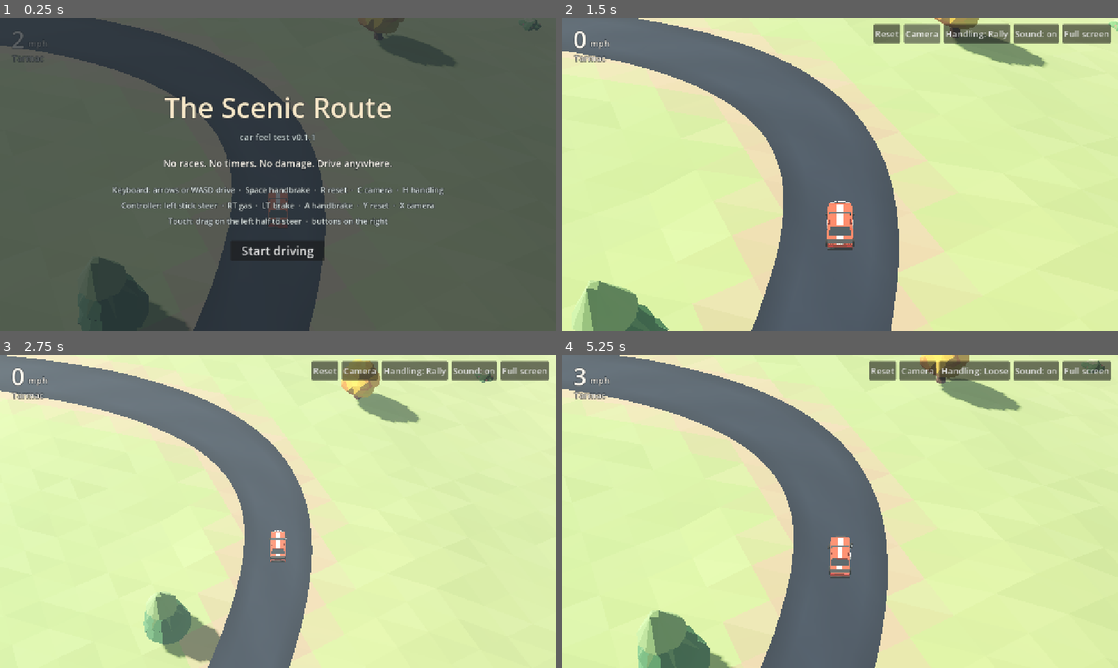
Above: before the commit, frames 1-4 (two rows, left to right).
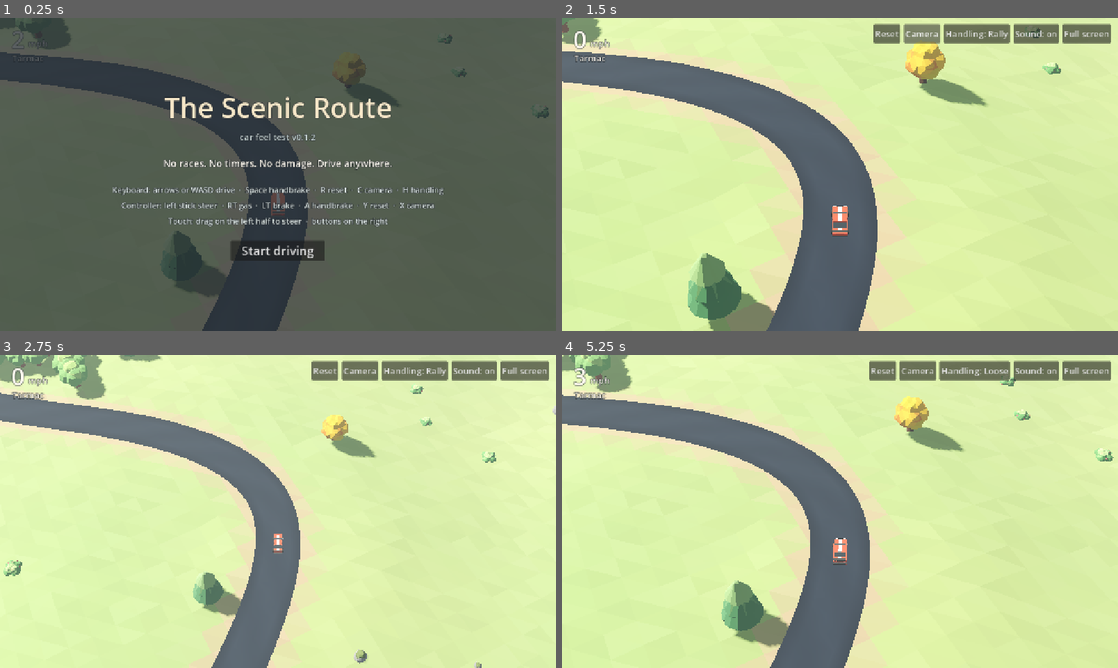
Above: after the commit, the same moments.

Repository: bclark10121-cloud/the-scenic-route
Game: Godot game, scene res://main.tscn
Same seed, same stepped clock (60 frames per second), same inputs: the game is played once before the commit and once after it.
Inputs (mouse positions are in pixels of both pictures, inside the frame that each line leads up to):
- Up to frame 1 (0.25 s): no input
- Up to frame 2 (1.5 s): click "Start driving" at 0.5 s; click "Camera" at 1.25 s
- Up to frame 3 (2.75 s): tap Enter (start) at 2 s; move the mouse to (400, 495) at 2.02 s; hold D (steer_right) from 2.03 s (still down); hold C (cam) from 2.03 s (still down); click (400, 495) at 2.17 s
- Up to frame 4 (5.25 s): release D (steer_right) at 2.75 s; release C (cam) at 2.75 s; drag from (728, 527) to (812, 574) at 2.77 s; click "Handling: Rally" at 3.5 s; click "Camera" at 4.25 s; move the mouse to (895, 442) at 5.02 s; hold D (steer_right) from 5.03 s (still down); hold W (gas) from 5.03 s (still down)

The runs differ from the first frame. In frame 1, 16% of the frame differs, in the area x 0-99%, y 0-100%; in frame 2, 20%, in the area x 0-100%, y 0-100%; in frame 3, 16%; in frame 4, 19%.

Commit message:
v0.1.2: camera further back to match the reference photos
Co-Authored-By: Claude Fable 5.2 <noreply@anthropic.com>
Claude-Session: https://claude.ai/code/session_0117TTYBK9WeMkHugLJnrb6q

Diff:
--- a/project.godot
+++ b/project.godot
@@ -3,7 +3,7 @@
 
 [application]
 config/name="The Scenic Route"
-config/version="0.1.1"
+config/version="0.1.2"
 run/main_scene="res://main.tscn"
 config/features=PackedStringArray("4.6", "GL Compatibility")
 config/icon="res://icon.png"
--- a/scripts/hud.gd
+++ b/scripts/hud.gd
@@ -64,7 +64,7 @@
 	box.alignment = BoxContainer.ALIGNMENT_CENTER
 	box.add_theme_constant_override("separation", 10)
 	box.add_child(_centered("The Scenic Route", 64, Color("f6e7c8")))
-	box.add_child(_centered("car feel test v0.1.1", 20, Color("c9d6d6")))
+	box.add_child(_centered("car feel test v0.1.2", 20, Color("c9d6d6")))
 	box.add_child(_centered(" ", 8, Color.WHITE))
 	box.add_child(_centered("No races. No timers. No damage. Drive anywhere.", 22, Color("fffaf0")))
 	box.add_child(_centered(" ", 8, Color.WHITE))
--- a/scripts/main.gd
+++ b/scripts/main.gd
@@ -11,7 +11,7 @@
 const CELL := 4.0
 const N := 180          # cells per side
 const HASH := 16.0
-const CAMS := [[52.0, 47.0], [36.0, 40.0], [74.0, 55.0]]   # distance, tilt down in degrees. High and far first, like a diorama
+const CAMS := [[82.0, 47.0], [54.0, 42.0], [112.0, 55.0]]   # distance, tilt down in degrees. High and far first, like a diorama
 
 var H := PackedFloat32Array()   # heights, (N+1) x (N+1)
 var roads: Array = []
@@ -25,7 +25,7 @@
 var cam_mode := 0
 var cam_yaw := 0.0
 var cam_at := Vector3.ZERO
-var cam_dist := 52.0
+var cam_dist := 82.0
 var cam_tilt := 47.0
 var started := false
 var fast := false
@@ -526,7 +526,7 @@
 	sun.light_color = Color("fff0d2")
 	sun.light_energy = 0.66
 	sun.shadow_enabled = not fast
-	sun.directional_shadow_max_distance = 190.0
+	sun.directional_shadow_max_distance = 280.0
 	sun.shadow_bias = 0.06
 	add_child(sun)
 	if fast:
@@ -544,7 +544,7 @@
 	env.ambient_light_energy = 0.46
 	env.fog_enabled = true
 	env.fog_light_color = Color("d9e7e6")
-	env.fog_density = 0.0011
+	env.fog_density = 0.0007
 	var we := WorldEnvironment.new()
 	we.environment = env
 	add_child(we)
@@ -626,7 +626,7 @@
 	cam_dist = lerpf(cam_dist, CAMS[cam_mode][0], 1.0 - exp(-dt * 4.0))
 	cam_tilt = lerpf(cam_tilt, CAMS[cam_mode][1], 1.0 - exp(-dt * 4.0))
 	var f := Vector3(sin(cam_yaw), 0, cos(cam_yaw))
-	var want := car.global_position + f * (5.0 + car.speed * 0.3)
+	var want := car.global_position + f * (7.0 + car.speed * 0.4)
 	cam_at = cam_at.lerp(want, 1.0 - exp(-dt * 5.0))
 	var tilt := deg_to_rad(cam_tilt)
 	var pos := cam_at - f * cam_dist * cos(tilt) + Vector3.UP * cam_dist * sin(tilt)
Not shown, changed: BACKLOG.md
Not shown, changed: docs/index.pck
